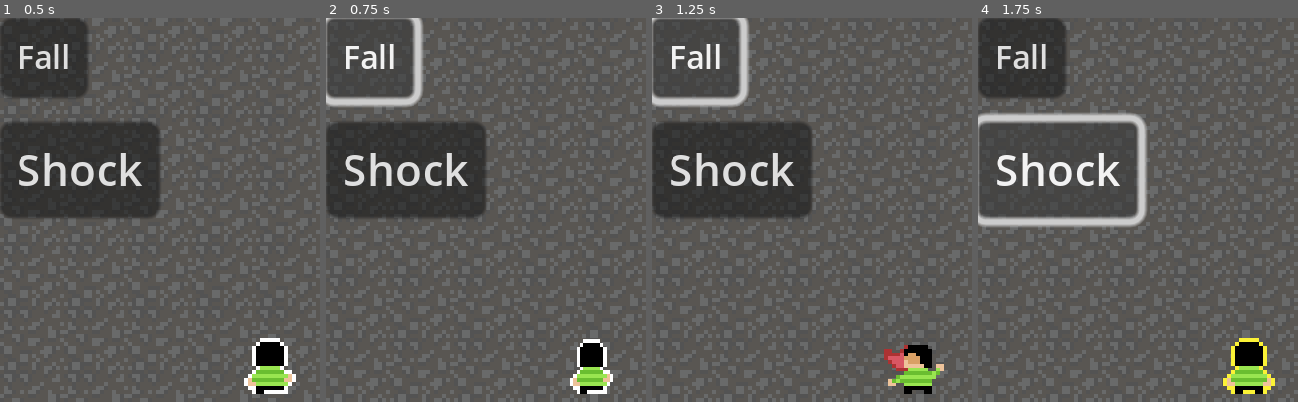
Above: before the commit, frames 1-4 (left to right).
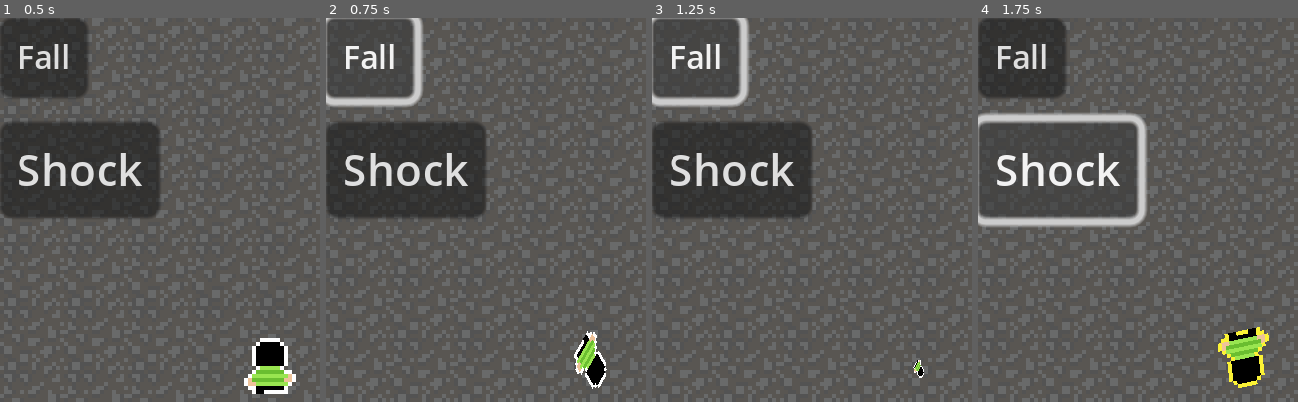
Above: after the commit, the same moments.

Repository: vitrolarium/brazilian-sidewalk
Game: Godot game, scene res://Objects/Scenes/Main.tscn
The game is run twice, just before and just after one commit, with the same random seed, the same clock (stepped at 60 frames per second) and the same inputs.
Inputs:
- Up to frame 1 (0.5 s): no input
- Up to frame 2 (0.75 s): click "Fall" at 0.5 s
- Up to frame 3 (1.25 s): no input
- Up to frame 4 (1.75 s): click "Shock" at 1.25 s
The pictures show only the part of the screen within x 0-50%, y 0-50%; the shares and areas given below are measured in that part.

Frame 1 is identical in both runs. In frame 2, 1.3% of the frame differs, in the area x 76-90%, y 81-98%; in frame 3, 1.5%; in frame 4, 2.0%, in the area x 75-93%, y 80-98%.

Commit message:
props now affects player

Diff:
--- a/Objects/Player/player.gd
+++ b/Objects/Player/player.gd
@@ -6,9 +6,38 @@
 	_WALKING_AREA.position + Vector2(0 + _SPRITE_SIZE.x / 2, _SPRITE_SIZE.y),
 	_WALKING_AREA.end - Vector2(_SPRITE_SIZE.x, _SPRITE_SIZE.y))
 
+signal game_over
+
 @export var speed : int = 98
 
 var is_dead = false
+
+func shock():
+	$AnimationPlayer.play("shock")
+	is_dead = true
+	emit_signal("game_over")
+
+func fall():
+	$AnimationPlayer.play("fall")
+	is_dead = true
+	emit_signal("game_over")
+
+func hit_the_ground():
+	$AnimationPlayer.play("dead")
+	is_dead = true
+	emit_signal("game_over")
+
+func reset():
+	$AnimationPlayer.play("walking")
+	is_dead = false
+
+func prop_collided(prop : Area2D):
+	if prop.prop_type == prop.PropType.HOLE:
+		fall()
+	elif prop.prop_type == prop.PropType.OBSTACLE:
+		hit_the_ground()
+	elif prop.prop_type == prop.PropType.ELETRICITY:
+		shock()
 
 func _physics_process(_delta: float) -> void:
 	var direction = Vector2(
@@ -19,15 +48,3 @@
 		velocity = direction.normalized() * speed
 		move_and_slide()
 		position = position.clamp(_CLAMPPED_AREA.position, _CLAMPPED_AREA.end)
-
-func shock():
-	$AnimationPlayer.play("shock")
-	is_dead = true
-
-func fall():
-	$AnimationPlayer.play("dead")
-	is_dead = true
-
-func reset():
-	$AnimationPlayer.play("walking")
-	is_dead = false
--- a/Objects/Player/player.tscn
+++ b/Objects/Player/player.tscn
@@ -9,7 +9,7 @@
 [ext_resource type="Texture2D" uid="uid://8q3lund83x3i" path="res://Objects/Player/deadDude.png" id="6_cxqrs"]
 
 [sub_resource type="RectangleShape2D" id="RectangleShape2D_ee1d8"]
-size = Vector2(13, 5)
+size = Vector2(9, 3)
 
 [sub_resource type="Animation" id="Animation_oa408"]
 length = 0.001
@@ -61,6 +61,30 @@
 "update": 0,
 "values": [Vector2(0, -8)]
 }
+tracks/4/type = "value"
+tracks/4/imported = false
+tracks/4/enabled = true
+tracks/4/path = NodePath("Sprite:rotation")
+tracks/4/interp = 1
+tracks/4/loop_wrap = true
+tracks/4/keys = {
+"times": PackedFloat32Array(0),
+"transitions": PackedFloat32Array(1),
+"update": 0,
+"values": [0.0]
+}
+tracks/5/type = "value"
+tracks/5/imported = false
+tracks/5/enabled = true
+tracks/5/path = NodePath("Sprite:skew")
+tracks/5/interp = 1
+tracks/5/loop_wrap = true
+tracks/5/keys = {
+"times": PackedFloat32Array(0),
+"transitions": PackedFloat32Array(1),
+"update": 0,
+"values": [0.0]
+}
 
 [sub_resource type="Animation" id="Animation_1i43i"]
 resource_name = "dead"
@@ -96,10 +120,10 @@
 tracks/2/interp = 1
 tracks/2/loop_wrap = true
 tracks/2/keys = {
-"times": PackedFloat32Array(0, 0.05, 0.15, 0.2),
-"transitions": PackedFloat32Array(1, 1, 1, 1),
-"update": 0,
-"values": [Vector2(-0.999995, -8), Vector2(-0.999995, -10), Vector2(-0.999995, -8), Vector2(-0.999995, -7.5)]
+"times": PackedFloat32Array(0, 0.05, 0.15, 0.2, 0.35, 0.65),
+"transitions": PackedFloat32Array(1, 1, 1, 1, 1, 1),
+"update": 0,
+"values": [Vector2(-0.999995, -8), Vector2(-0.999995, -11), Vector2(-0.999995, -10), Vector2(-0.999995, -10.5), Vector2(-0.999995, -11.5), Vector2(-0.999995, -12.5)]
 }
 
 [sub_resource type="Animation" id="Animation_7ub2q"]
@@ -209,10 +233,62 @@
 "values": [Vector2(0, -8), Vector2(0, -8.392), Vector2(0, -8), Vector2(0, -8), Vector2(0, -8.385), Vector2(0, -8)]
 }
 
+[sub_resource type="Animation" id="Animation_uyclu"]
+resource_name = "fall"
+tracks/0/type = "value"
+tracks/0/imported = false
+tracks/0/enabled = true
+tracks/0/path = NodePath("Sprite:position")
+tracks/0/interp = 1
+tracks/0/loop_wrap = true
+tracks/0/keys = {
+"times": PackedFloat32Array(0, 1),
+"transitions": PackedFloat32Array(1, 1),
+"update": 0,
+"values": [Vector2(0, -8), Vector2(0, -5)]
+}
+tracks/1/type = "value"
+tracks/1/imported = false
+tracks/1/enabled = true
+tracks/1/path = NodePath("Sprite:rotation")
+tracks/1/interp = 1
+tracks/1/loop_wrap = true
+tracks/1/keys = {
+"times": PackedFloat32Array(0, 0.5, 1),
+"transitions": PackedFloat32Array(1, 1, 1),
+"update": 0,
+"values": [0.0, 6.28319, 12.5699]
+}
+tracks/2/type = "value"
+tracks/2/imported = false
+tracks/2/enabled = true
+tracks/2/path = NodePath("Sprite:scale")
+tracks/2/interp = 1
+tracks/2/loop_wrap = true
+tracks/2/keys = {
+"times": PackedFloat32Array(0, 0.5, 1),
+"transitions": PackedFloat32Array(1, 1, 1),
+"update": 0,
+"values": [Vector2(1, 1), Vector2(0.372, 0.372), Vector2(0.041, 0.041)]
+}
+tracks/3/type = "value"
+tracks/3/imported = false
+tracks/3/enabled = true
+tracks/3/path = NodePath("Sprite:skew")
+tracks/3/interp = 1
+tracks/3/loop_wrap = true
+tracks/3/keys = {
+"times": PackedFloat32Array(0, 0.5, 1),
+"transitions": PackedFloat32Array(1, 1, 1),
+"update": 0,
+"values": [0.0, 1.56905, -1.56905]
+}
+
 [sub_resource type="AnimationLibrary" id="AnimationLibrary_vcia2"]
 _data = {
 "RESET": SubResource("Animation_oa408"),
 "dead": SubResource("Animation_1i43i"),
+"fall": SubResource("Animation_uyclu"),
 "shock": SubResource("Animation_7ub2q"),
 "walking": SubResource("Animation_cbq7p")
 }
@@ -226,7 +302,7 @@
 metadata/_edit_vertical_guides_ = [-6.0]
 
 [node name="CollisionShape" type="CollisionShape2D" parent="."]
-position = Vector2(0.5, -2.5)
+position = Vector2(0.5, -1.5)
 shape = SubResource("RectangleShape2D_ee1d8")
 
 [node name="AnimationPlayer" type="AnimationPlayer" parent="."]
--- a/Objects/Props/Props-base.gd
+++ b/Objects/Props/Props-base.gd
@@ -3,6 +3,7 @@
 const MOVE_DIRECTION := Vector2.DOWN
 
 enum PropType {
+	OBSTACLE,
 	HOLE,
 	ELETRICITY
 }
@@ -11,7 +12,6 @@
 @export var prop_type : PropType
 
 var enabled = false
-
 
 func activate():
 	enabled = true
@@ -22,6 +22,10 @@
 func screen_leave() -> void:
 	queue_free()
 
+func on_body_entered(body: Node2D) -> void:
+	if body.has_method("prop_collided"):
+		body.call("prop_collided", self)
+
 func _process(delta: float) -> void:
 	if enabled:
 		position += MOVE_DIRECTION * speed * delta
--- a/Objects/Props/Props-base.tscn
+++ b/Objects/Props/Props-base.tscn
@@ -3,6 +3,8 @@
 [ext_resource type="Script" path="res://Objects/Props/Props-base.gd" id="1_emtma"]
 
 [node name="Prop" type="Area2D"]
+collision_layer = 8
+collision_mask = 2
 script = ExtResource("1_emtma")
 
 [node name="VisibilityNotifier" type="VisibleOnScreenNotifier2D" parent="."]
@@ -12,4 +14,5 @@
 [node name="Sprite" type="Sprite2D" parent="."]
 region_rect = Rect2(32, 16, 16, 16)
 
+[connection signal="body_entered" from="." to="." method="on_body_entered"]
 [connection signal="screen_exited" from="VisibilityNotifier" to="." method="screen_leave"]
--- a/Objects/Props/hole.tscn
+++ b/Objects/Props/hole.tscn
@@ -7,6 +7,7 @@
 radius = 7.0
 
 [node name="Prop" instance=ExtResource("1_15qbh")]
+prop_type = 1
 
 [node name="CollisionShape" parent="." index="1"]
 shape = SubResource("CircleShape2D_5fwx6")
--- a/Objects/Props/poop.tscn
+++ b/Objects/Props/poop.tscn
@@ -4,10 +4,12 @@
 [ext_resource type="Texture2D" uid="uid://bgyvx2gf3wqun" path="res://Objects/Scenes/TILE.png" id="2_4t7uf"]
 
 [sub_resource type="RectangleShape2D" id="RectangleShape2D_gol84"]
+size = Vector2(6, 3)
 
 [node name="Prop" instance=ExtResource("1_0mjsm")]
 
 [node name="CollisionShape" parent="." index="1"]
+position = Vector2(0, -1.5)
 shape = SubResource("RectangleShape2D_gol84")
 
 [node name="Sprite" parent="." index="2"]
--- a/Objects/Scenes/Main.gd
+++ b/Objects/Scenes/Main.gd
@@ -12,10 +12,6 @@
 		$Player.call(reason)
 	else:
 		push_warning(reason, "() method doesnt exists in player")
-	$PropSpawner.deactivate(true)
-	$SidewalkManager.is_enabled = false
-	$WalkingPeopleSpawner.deactivate(true)
-
 
 func _ready() -> void:
 	start_game()
@@ -25,3 +21,9 @@
 
 func _on_shock_pressed() -> void:
 	stop_game("shock")
+
+
+func _on_player_game_over() -> void:
+	$PropSpawner.deactivate(true)
+	$SidewalkManager.is_enabled = false
+	$WalkingPeopleSpawner.deactivate(true)
--- a/Objects/Scenes/Main.tscn
+++ b/Objects/Scenes/Main.tscn
@@ -37,5 +37,6 @@
 theme_override_font_sizes/font_size = 11
 text = "Shock"
 
+[connection signal="game_over" from="Player" to="." method="_on_player_game_over"]
 [connection signal="pressed" from="die" to="." method="_on_die_pressed"]
 [connection signal="pressed" from="shock" to="." method="_on_shock_pressed"]
Not shown: 1 places in Objects/Player/player.tscn that only renumber resources
